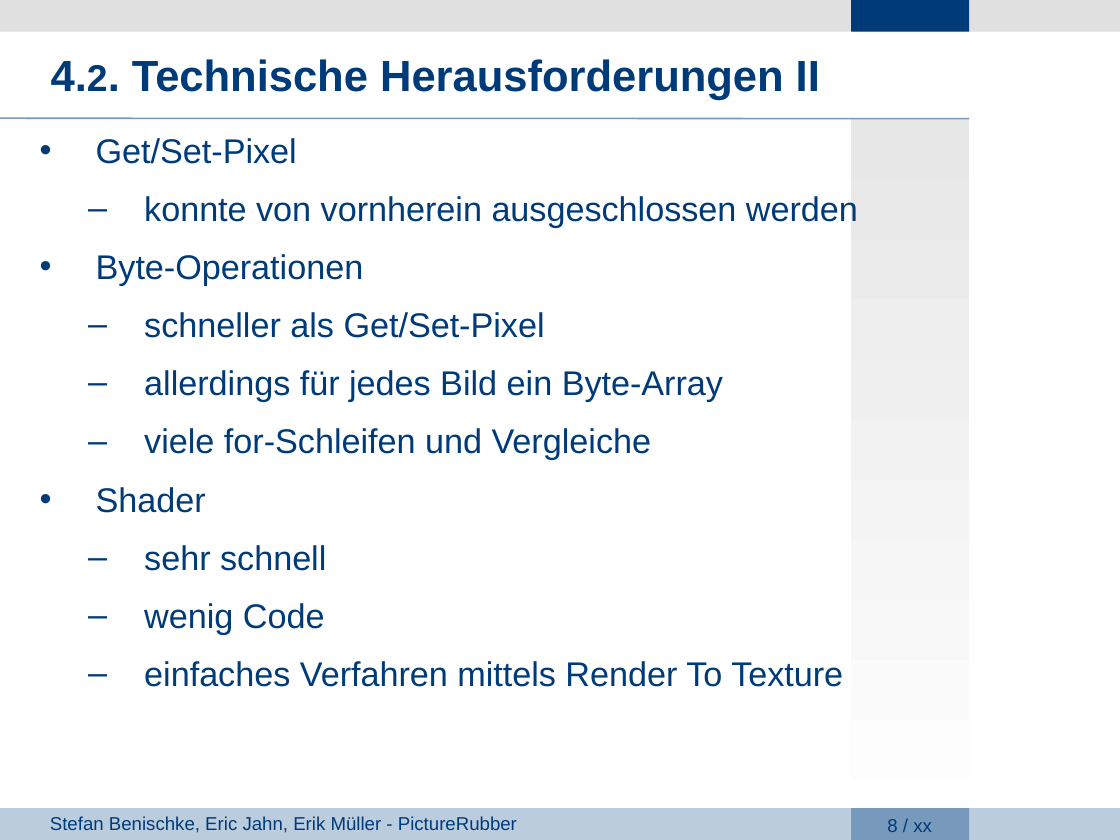
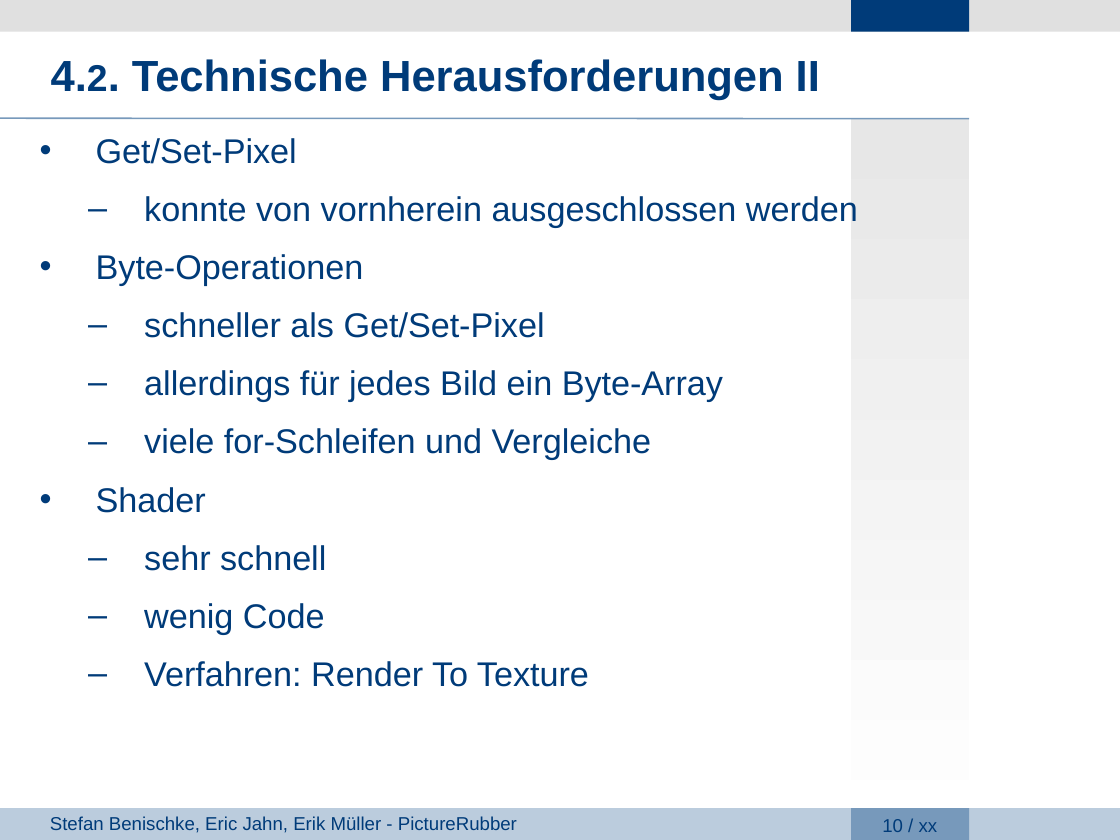
Before and after one commit to giuliarouge/picturerubber, a slide deck: slide 10 of Präsentation.ppt (slide 8 before the commit). Drawn at 1120x840 pixels with LibreOffice and Linux fonts; fonts in the diff are those of the drawing; background and template pictures are left out. Boxes give left, top, right and bottom in pixels: in the first picture for what was removed or moved away, otherwise in the second. Text is boxed around its words. In the diff, an @@ line names an element or a change of style, - is before the commit and + after.

```diff
--- a/Präsentation.ppt
+++ b/Präsentation.ppt
@@ text at (144,661,589,687): text changed @@
-  – einfaches Verfahren mittels Render To Texture
+  – Verfahren: Render To Texture
@@ page number at (882,819,938,832): text changed @@
-8 / xx
+10 / xx
```
Also in this commit, not shown: 5 other slides changed, 8 slides added, 1 slide removed, 3 other files.
